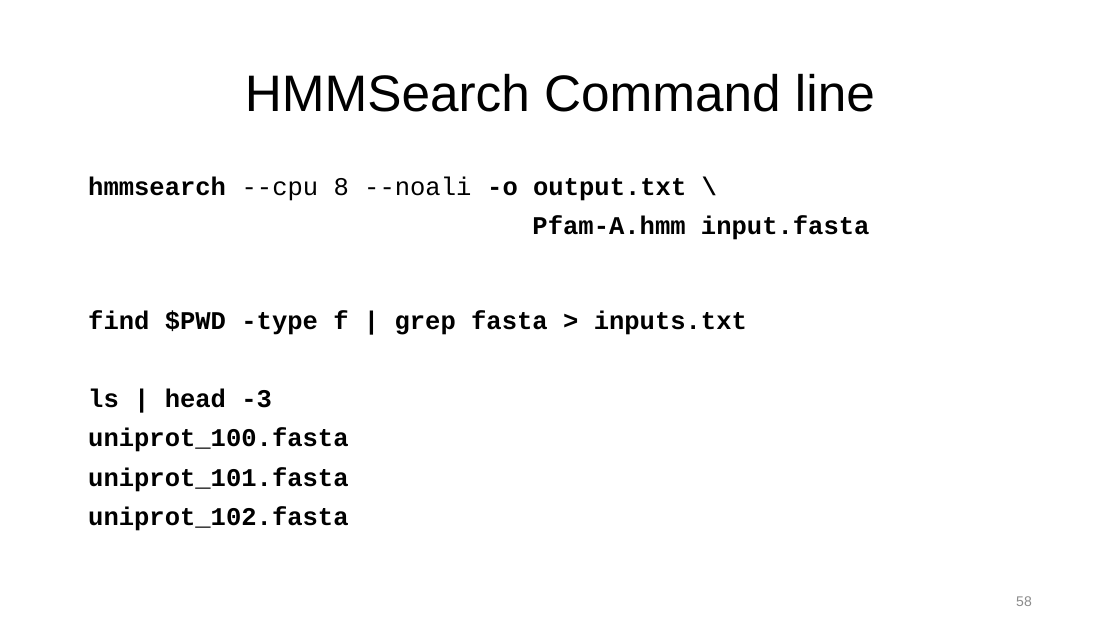
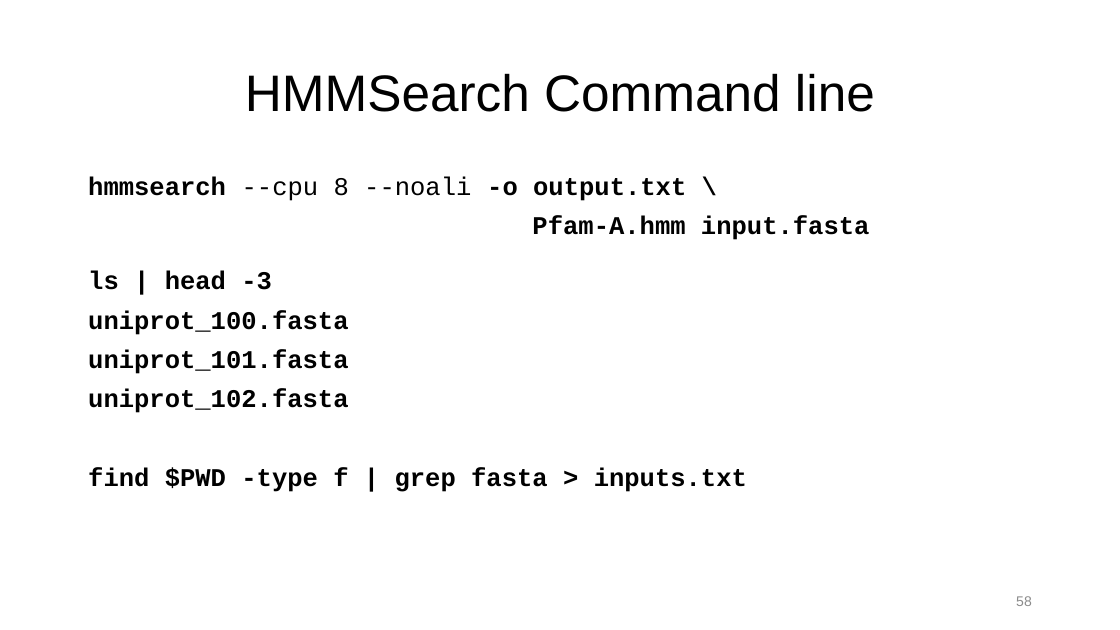
Before and after one commit to ketancmaheshwari/escience23tut, a slide deck: slide 58 of gnu-parallel-tutorial.pptx. Drawn at 1120x630 pixels with LibreOffice and Linux fonts; fonts in the diff are those of the drawing. Boxes give left, top, right and bottom in pixels: in the first picture for what was removed or moved away, otherwise in the second. Text is boxed around its words. In the diff, an @@ line names an element or a change of style, - is before the commit and + after.

```diff
--- a/gnu-parallel-tutorial.pptx
+++ b/gnu-parallel-tutorial.pptx
@@ text at (x1=88, y1=215, x2=870, y2=290): text changed @@
-Pfam-A.hmm input.fasta
-find $PWD -type f | grep fasta > inputs.txt
-ls | head -3
+Pfam-A.hmm input.fasta
+ls | head -3
@@ text at (x1=88, y1=467, x2=747, y2=492): paragraph added @@
+find $PWD -type f | grep fasta > inputs.txt
```
Also in this commit, not shown: 10 other slides changed, 2 slides added, 1 other file.
